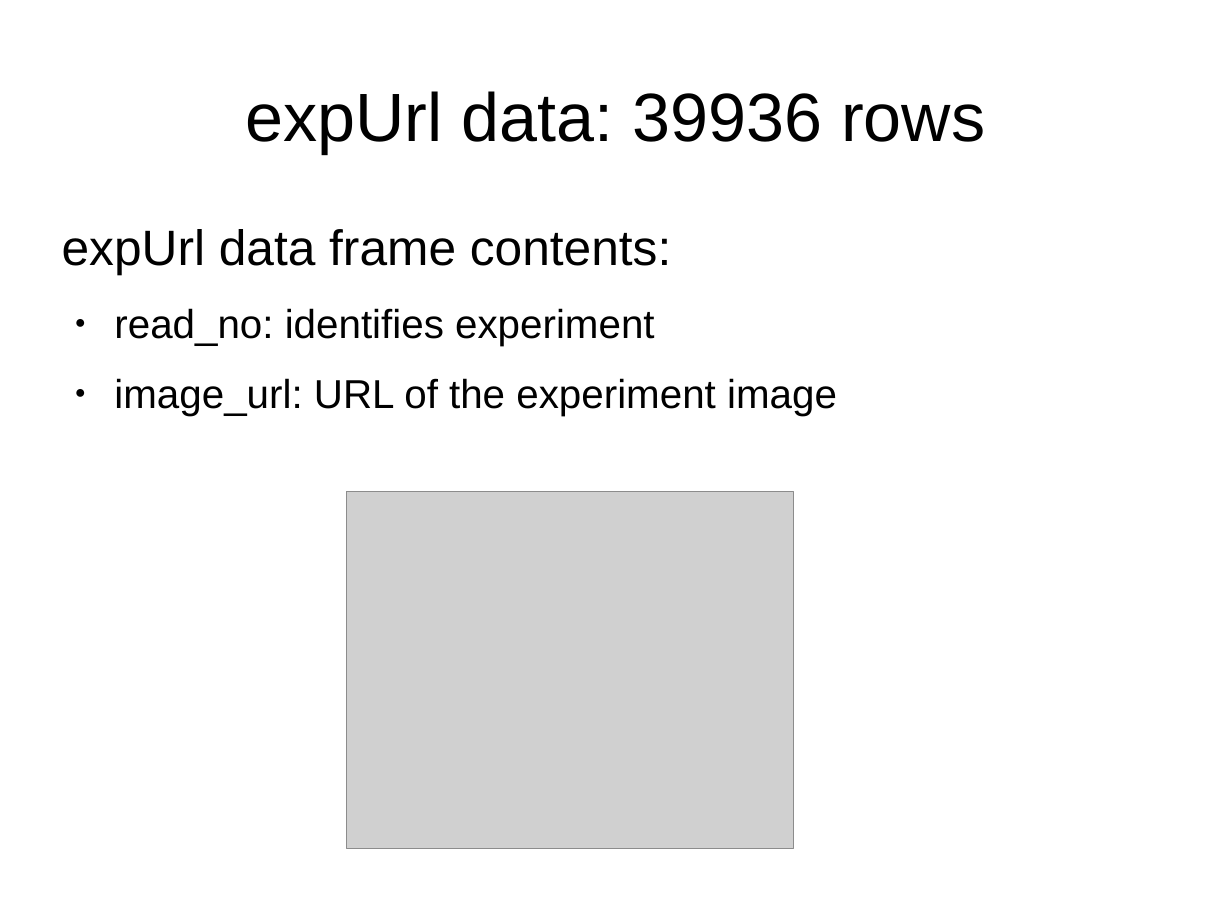
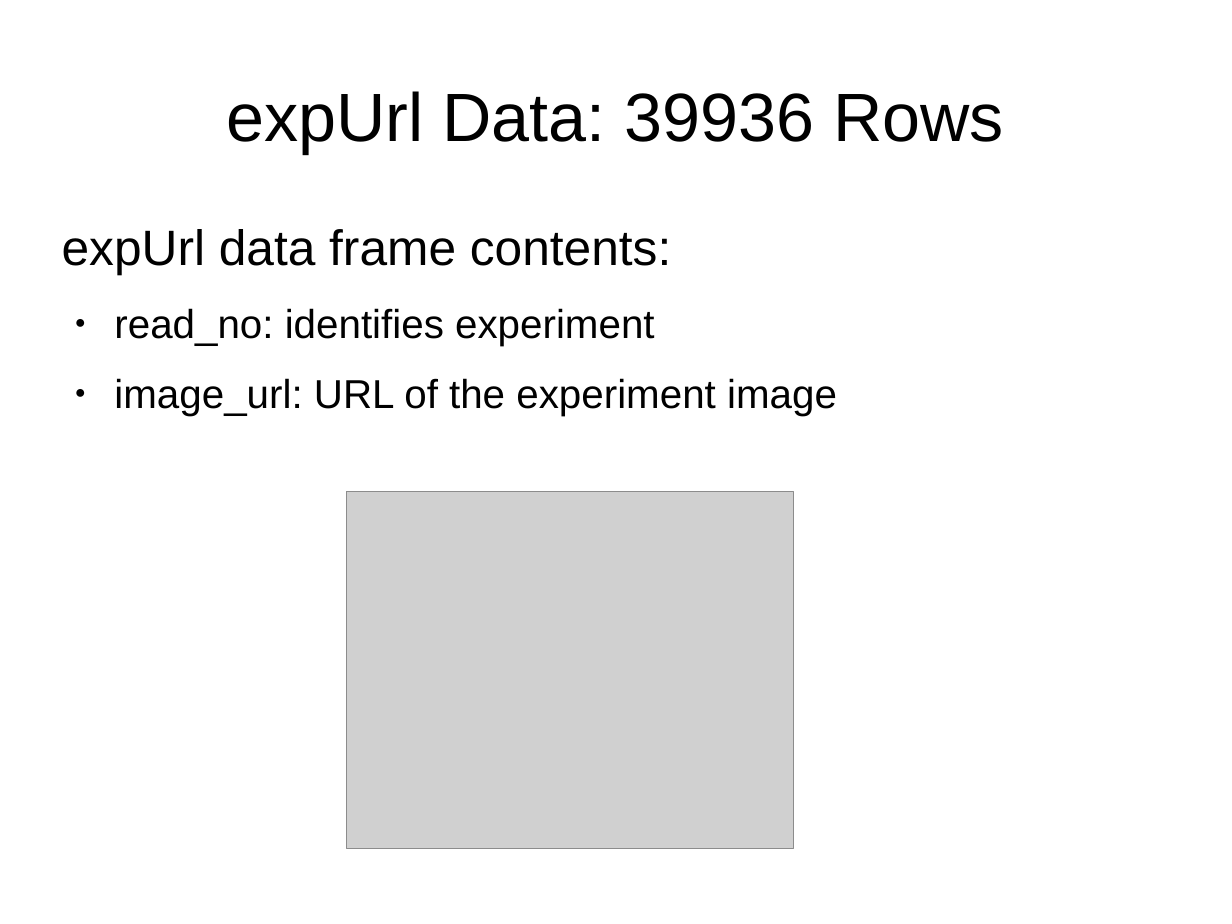
Before and after one commit to ubccr/hsws, a slide deck: slide 25 of slides/project-intro.odp. Drawn at 1232x924 pixels with LibreOffice and Linux fonts; fonts in the diff are those of the drawing; grey boxes stand for pictures. Boxes give left, top, right and bottom in pixels: in the first picture for what was removed or moved away, otherwise in the second. Text is boxed around its words. In the diff, an @@ line names an element or a change of style, - is before the commit and + after.

```diff
--- a/slides/project-intro.odp
+++ b/slides/project-intro.odp
@@ title at (226, 91, 1004, 153): text changed @@
-expUrl data: 39936 rows
+expUrl Data: 39936 Rows
```
Also in this commit, not shown: 13 other slides changed, 5 other files.
